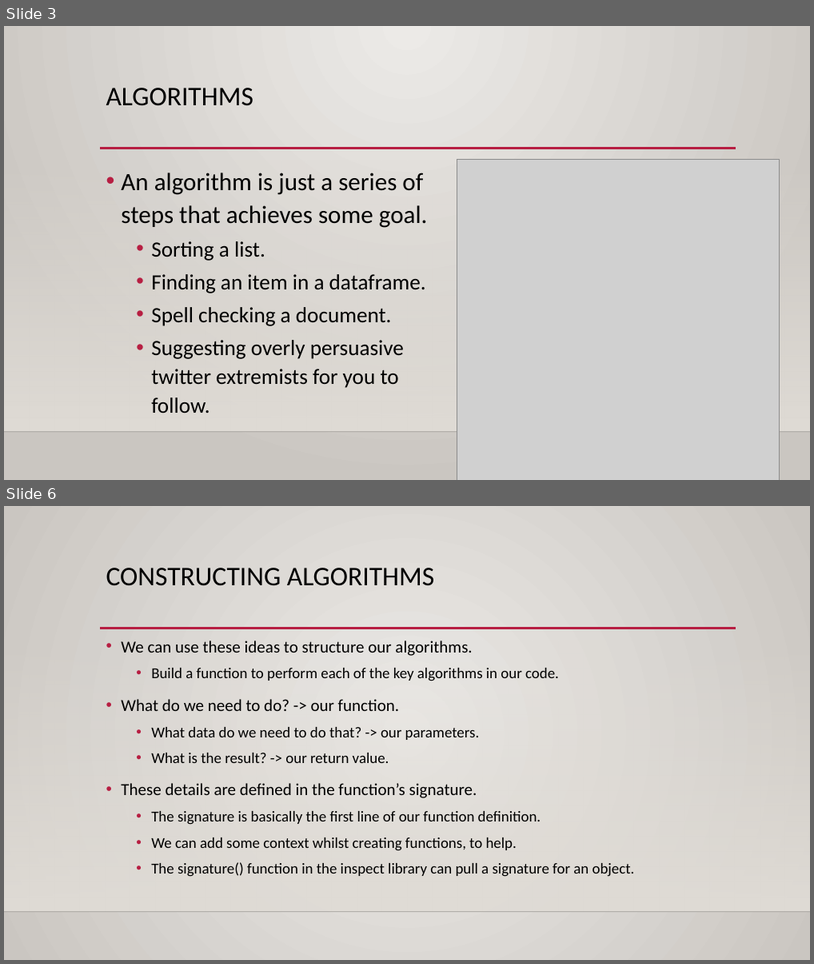
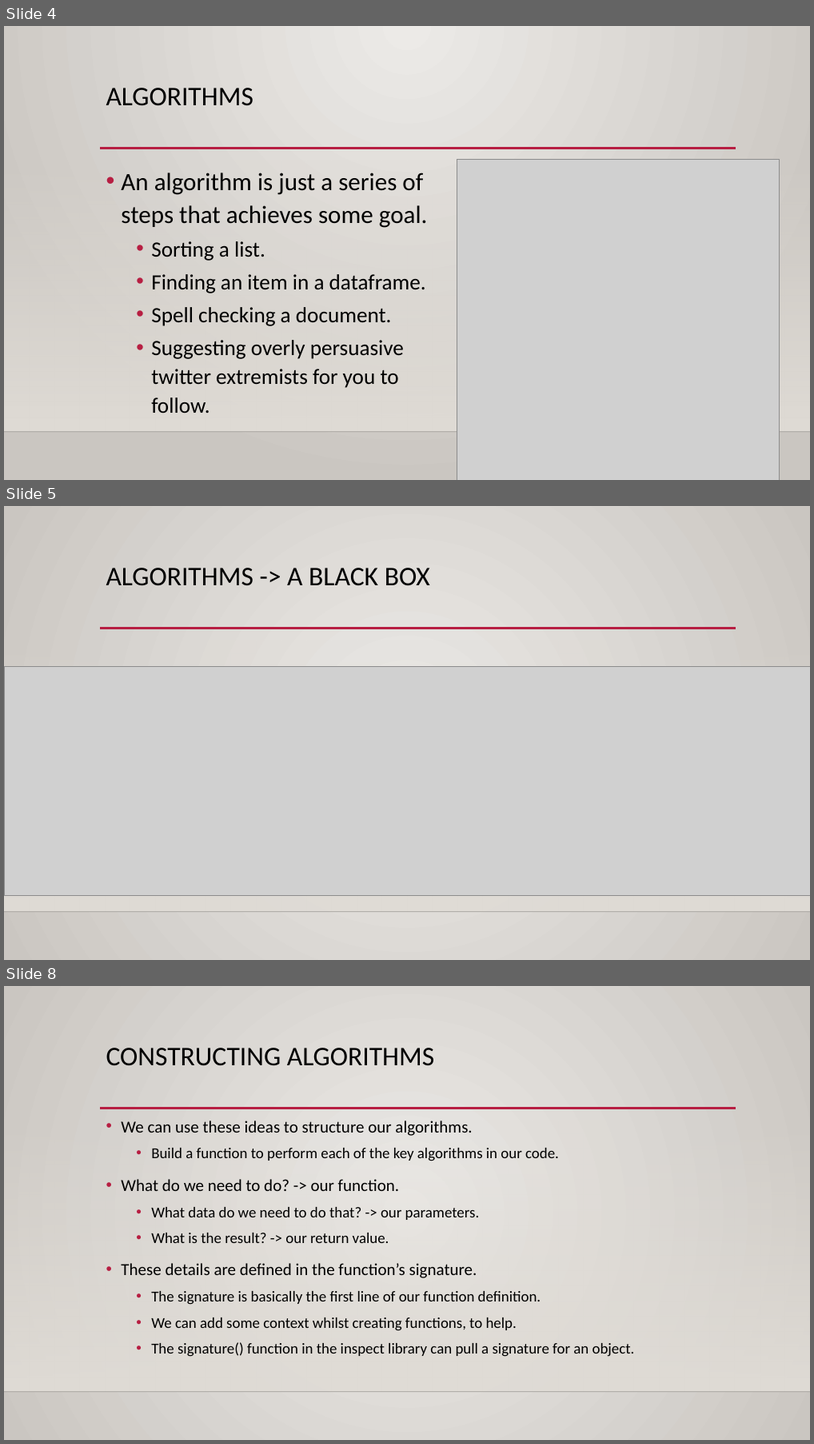
Before and after one commit to AkeemSemperDataScience/Programming_Basics_for_Machine_Learning_Students, a slide deck: reference_material/slides/012_algo_interface_errors.pptx. Shown one above the other, each under a label of ours: slides 3 and 6 before the commit, slides 4, 5 and 8 after it; the slides between them are not shown. The pictures are 814x964 and 814x1444 pixels, drawn with LibreOffice and Linux fonts; fonts in the diff are those of the drawing; grey boxes stand for pictures; background and template pictures are left out. Boxes give left, top, right and bottom in pixels: in the first picture for what was removed or moved away, otherwise in the second. Text is boxed around its words. In the diff, an @@ line names an element or a change of style, - is before the commit and + after.

```diff
--- a/reference_material/slides/012_algo_interface_errors.pptx
+++ b/reference_material/slides/012_algo_interface_errors.pptx
@@ slide 5 added at [4,506,810,960], background gradient #ECEAE7 to #CAC7C1; not listed: 3 template elements that a slide beside it also shows @@
@@ title added at [106,568,430,586], 32 pt, text #000000 @@
+ALGORITHMS -> A BLACK BOX
@@ picture added at [4,666,810,894] @@
@@ what was slide 3 is now slide 4 @@
@@ what was slide 6 is now slide 8 @@
```
Also in this commit, not shown: 4 slides changed, 1 other slide added.
